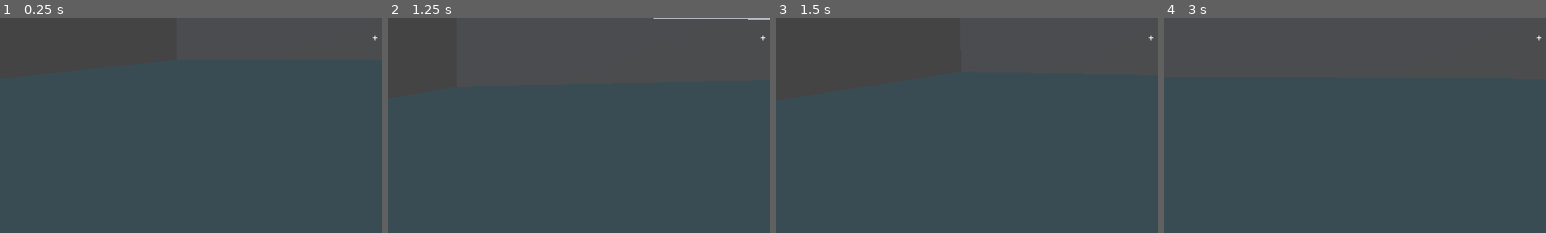
Above: before the commit, frames 1-4 (left to right).
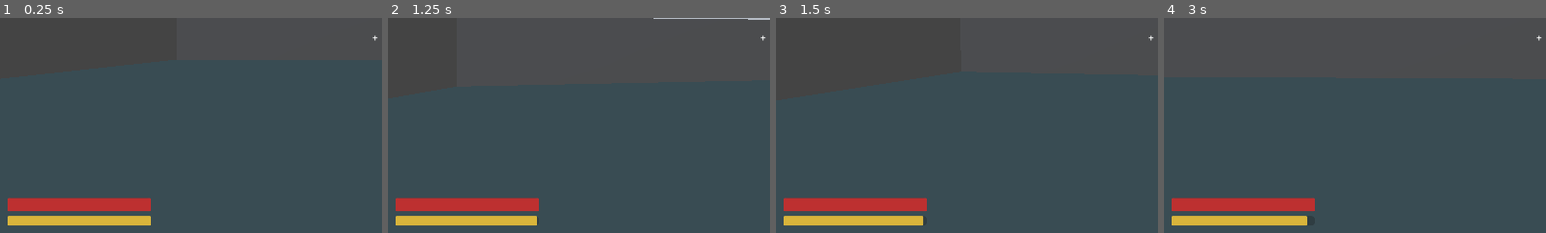
Above: after the commit, the same moments.

Repository: RosierKirill/QuietPlaceGame
Game: Godot game, scene res://world/test_room.tscn
Two runs of this game, one before a commit and one after it. Both use one fixed random seed, a clock stepped at 60 frames per second and the inputs below.
Inputs (mouse positions are % of the whole screen's width and height, from its top left):
- Up to frame 1 (0.25 s): no input
- Up to frame 2 (1.25 s): tap Enter at 0.5 s; move the mouse to (55, 50) at 0.52 s; hold W (move_forward) from 0.53 s (still down); hold E (interact) from 0.53 s (still down); tap Space (jump) at 0.77 s; tap Shift (sprint) at 0.8 s
- Up to frame 3 (1.5 s): keep holding W (move_forward); move the mouse to (45, 50) at 1.27 s; release E (interact) at 1.28 s; tap Shift (sprint) at 1.35 s
- Up to frame 4 (3 s): keep holding W (move_forward); tap Space (jump) at 1.52 s; tap E (interact) at 1.55 s; move the mouse to (52, 48) at 2.02 s; hold E (interact) 2.03-2.78 s; tap Shift (sprint) at 2.3, 2.85 s; move the mouse to (49, 52) at 2.77 s
The pictures show only the part of the screen within x 1-51%, y 45-95%; the shares and areas given below are measured in that part.

The runs differ from the first frame. In frame 1, 4.0% of the frame differs, in the area x 2-40%, y 83-97%; in frame 2, 4.0%; in frame 3, 4.0%; in frame 4, 3.9%.

Commit message:
feat: ajoute les composants vie et énergie avec leurs barres HUD
Composant Health réutilisable (dégâts, soin, invulnérabilité, signaux
health_changed / damaged / died), destiné aussi bien au joueur qu'aux mobs
et aux ressources récoltables.

Composant Energy avec régénération différée et consommation contrôlée :
le sprint ne s'active que si la réserve permet d'en payer le coût, ce qui
coupe naturellement la course à l'épuisement.

HUD complété par deux barres (vie et énergie) alimentées uniquement par les
signaux des composants. La mort du joueur coupe le déplacement et libère la
souris, en attendant un véritable écran de mort.

GAME-201 GAME-202 GAME-203 GAME-204

Diff:
--- a/player/player.tscn
+++ b/player/player.tscn
@@ -1,8 +1,10 @@
-[gd_scene load_steps=5 format=3]
+[gd_scene load_steps=7 format=3]
 
 [ext_resource type="Script" path="res://player/player_controller.gd" id="1_controller"]
 [ext_resource type="Script" path="res://systems/interaction/interaction_ray.gd" id="2_ray"]
 [ext_resource type="PackedScene" path="res://ui/hud.tscn" id="3_hud"]
+[ext_resource type="Script" path="res://systems/combat/health.gd" id="4_health"]
+[ext_resource type="Script" path="res://systems/combat/energy.gd" id="5_energy"]
 
 [sub_resource type="CapsuleShape3D" id="CapsuleShape3D_body"]
 radius = 0.4
@@ -24,5 +26,13 @@
 target_position = Vector3(0, 0, -3)
 script = ExtResource("2_ray")
 
+[node name="Health" type="Node" parent="."]
+script = ExtResource("4_health")
+
+[node name="Energy" type="Node" parent="."]
+script = ExtResource("5_energy")
+
 [node name="Hud" parent="." instance=ExtResource("3_hud")]
 interaction_ray_path = NodePath("../CameraPivot/Camera3D/InteractionRay")
+health_path = NodePath("../Health")
+energy_path = NodePath("../Energy")
--- a/player/player_controller.gd
+++ b/player/player_controller.gd
@@ -15,6 +15,8 @@
 @export var sprint_speed: float = 8.0
 ## Vitesse verticale communiquée au saut, en mètres par seconde.
 @export var jump_velocity: float = 4.5
+## Énergie consommée par seconde de sprint.
+@export var sprint_energy_per_second: float = 20.0
 ## Accélération au sol. Plus la valeur est haute, plus la prise en main est sèche.
 @export var acceleration: float = 12.0
 ## Freinage appliqué quand aucune direction n'est demandée.
@@ -27,6 +29,8 @@
 @export var pitch_limit_degrees: float = 89.0
 
 @onready var _camera_pivot: Node3D = $CameraPivot
+@onready var _health: Health = $Health
+@onready var _energy: Energy = $Energy
 
 ## Gravité du projet, lue une seule fois au chargement.
 var _gravity: float = ProjectSettings.get_setting("physics/3d/default_gravity", 9.8)
@@ -34,6 +38,7 @@
 
 func _ready() -> void:
 	_set_mouse_captured(true)
+	_health.died.connect(_on_died)
 
 
 func _unhandled_input(event: InputEvent) -> void:
@@ -74,7 +79,12 @@
 	# détermine où est "devant".
 	var direction := (transform.basis * Vector3(input_direction.x, 0.0, input_direction.y)).normalized()
 	var horizontal_velocity := Vector3(velocity.x, 0.0, velocity.z)
-	var target_speed := sprint_speed if Input.is_action_pressed("sprint") else walk_speed
+	var target_speed := walk_speed
+
+	# On ne sprinte que si le joueur avance ET qu'il reste de l'énergie à payer.
+	var wants_sprint := Input.is_action_pressed("sprint") and not direction.is_zero_approx()
+	if wants_sprint and _energy.try_consume(sprint_energy_per_second * delta):
+		target_speed = sprint_speed
 
 	if direction.is_zero_approx():
 		horizontal_velocity = horizontal_velocity.move_toward(Vector3.ZERO, friction * delta)
@@ -99,6 +109,13 @@
 	)
 
 
+## Réaction à la mort du joueur : la vue est libérée et le déplacement coupé.
+## Sera remplacé par un véritable écran de mort quand le jeu en aura un.
+func _on_died() -> void:
+	set_physics_process(false)
+	_set_mouse_captured(false)
+
+
 func _set_mouse_captured(captured: bool) -> void:
 	Input.mouse_mode = (
 		Input.MOUSE_MODE_CAPTURED if captured else Input.MOUSE_MODE_VISIBLE
--- /dev/null
+++ b/systems/combat/energy.gd
@@ -0,0 +1,66 @@
+class_name Energy
+extends Node
+
+## Composant d'énergie (endurance).
+##
+## Se consomme à l'effort — le sprint pour l'instant — et se régénère
+## automatiquement après un court délai sans consommation.
+
+## Émis à chaque variation de l'énergie.
+signal energy_changed(current: float, maximum: float)
+## Émis quand l'énergie tombe à zéro.
+signal depleted
+
+## Énergie maximum, aussi utilisée comme valeur de départ.
+@export var max_energy: float = 100.0
+## Énergie régénérée par seconde.
+@export var regen_per_second: float = 15.0
+## Délai en secondes, sans consommation, avant que la régénération reprenne.
+@export var regen_delay: float = 1.0
+
+## Énergie courante.
+var current_energy: float
+
+## Temps écoulé depuis la dernière consommation.
+var _time_since_drain: float = 0.0
+
+
+func _ready() -> void:
+	current_energy = max_energy
+	energy_changed.emit(current_energy, max_energy)
+
+
+func _process(delta: float) -> void:
+	_time_since_drain += delta
+
+	if _time_since_drain >= regen_delay and current_energy < max_energy:
+		_set_energy(minf(current_energy + regen_per_second * delta, max_energy))
+
+
+## Tente de consommer [param amount] d'énergie.
+## Retourne false — sans rien consommer — si la réserve est insuffisante.
+func try_consume(amount: float) -> bool:
+	if amount <= 0.0:
+		return true
+	if current_energy < amount:
+		return false
+
+	_time_since_drain = 0.0
+	_set_energy(current_energy - amount)
+
+	if is_empty():
+		depleted.emit()
+
+	return true
+
+
+func is_empty() -> bool:
+	return current_energy <= 0.0
+
+
+func _set_energy(value: float) -> void:
+	if is_equal_approx(value, current_energy):
+		return
+
+	current_energy = value
+	energy_changed.emit(current_energy, max_energy)
--- /dev/null
+++ b/systems/combat/health.gd
@@ -0,0 +1,53 @@
+class_name Health
+extends Node
+
+## Composant de points de vie.
+##
+## Réutilisable tel quel par le joueur, les mobs et les ressources récoltables :
+## tout ce qui peut encaisser des dégâts porte ce nœud en enfant.
+
+## Émis à chaque variation des points de vie.
+signal health_changed(current: float, maximum: float)
+## Émis quand des dégâts sont encaissés. [param source] peut être null.
+signal damaged(amount: float, source: Node)
+## Émis une seule fois, quand les points de vie atteignent zéro.
+signal died
+
+## Points de vie maximum, aussi utilisés comme valeur de départ.
+@export var max_health: float = 100.0
+## Si vrai, tous les dégâts sont ignorés.
+@export var invulnerable: bool = false
+
+## Points de vie courants.
+var current_health: float
+
+
+func _ready() -> void:
+	current_health = max_health
+	health_changed.emit(current_health, max_health)
+
+
+## Inflige [param amount] dégâts. Sans effet si déjà mort ou invulnérable.
+func take_damage(amount: float, source: Node = null) -> void:
+	if invulnerable or is_dead() or amount <= 0.0:
+		return
+
+	current_health = maxf(current_health - amount, 0.0)
+	damaged.emit(amount, source)
+	health_changed.emit(current_health, max_health)
+
+	if is_dead():
+		died.emit()
+
+
+## Rend [param amount] points de vie, sans dépasser le maximum.
+func heal(amount: float) -> void:
+	if is_dead() or amount <= 0.0:
+		return
+
+	current_health = minf(current_health + amount, max_health)
+	health_changed.emit(current_health, max_health)
+
+
+func is_dead() -> bool:
+	return current_health <= 0.0
--- a/ui/hud.gd
+++ b/ui/hud.gd
@@ -1,26 +1,57 @@
 class_name Hud
 extends CanvasLayer
 
-## Interface de jeu : viseur et invite d'interaction.
+## Interface de jeu : viseur, invite d'interaction, barres de vie et d'énergie.
 ##
-## Écoute le rayon d'interaction du joueur et affiche « [E] <invite> »
-## quand un objet interactif est visé.
+## Le HUD ne fait qu'observer : il se connecte aux signaux des composants du
+## joueur et ne modifie jamais leur état.
 
 ## Chemin vers le [InteractionRay] du joueur, défini dans la scène.
 @export var interaction_ray_path: NodePath
+## Chemin vers le composant [Health] du joueur.
+@export var health_path: NodePath
+## Chemin vers le composant [Energy] du joueur.
+@export var energy_path: NodePath
 
 @onready var _interaction_prompt: Label = $InteractionPrompt
+@onready var _health_bar: ProgressBar = $Bars/HealthBar
+@onready var _energy_bar: ProgressBar = $Bars/EnergyBar
 
 
 func _ready() -> void:
 	_interaction_prompt.hide()
+	_bind_interaction_ray()
+	_bind_health()
+	_bind_energy()
 
+
+func _bind_interaction_ray() -> void:
 	var ray := get_node_or_null(interaction_ray_path) as InteractionRay
 	if ray == null:
 		push_warning("Hud : aucun InteractionRay trouvé à '%s'." % interaction_ray_path)
 		return
 
 	ray.focus_changed.connect(_on_focus_changed)
+
+
+func _bind_health() -> void:
+	var health := get_node_or_null(health_path) as Health
+	if health == null:
+		push_warning("Hud : aucun Health trouvé à '%s'." % health_path)
+		return
+
+	health.health_changed.connect(_on_health_changed)
+	_on_health_changed(health.current_health, health.max_health)
+
+
+func _bind_energy() -> void:
+	var energy := get_node_or_null(energy_path) as Energy
+	if energy == null:
+		push_warning("Hud : aucun Energy trouvé à '%s'." % energy_path)
+		return
+
+	energy.energy_changed.connect(_on_energy_changed)
+	_on_energy_changed(energy.current_energy, energy.max_energy)
 
 
 ## Affiche ou masque l'invite selon l'objet visé.
@@ -31,3 +62,13 @@
 
 	_interaction_prompt.text = "[E] %s" % interactable.prompt
 	_interaction_prompt.show()
+
+
+func _on_health_changed(current: float, maximum: float) -> void:
+	_health_bar.max_value = maximum
+	_health_bar.value = current
+
+
+func _on_energy_changed(current: float, maximum: float) -> void:
+	_energy_bar.max_value = maximum
+	_energy_bar.value = current
--- a/ui/hud.tscn
+++ b/ui/hud.tscn
@@ -1,6 +1,20 @@
-[gd_scene load_steps=2 format=3]
+[gd_scene load_steps=4 format=3]
 
 [ext_resource type="Script" path="res://ui/hud.gd" id="1_hud"]
+
+[sub_resource type="StyleBoxFlat" id="StyleBoxFlat_health"]
+bg_color = Color(0.74, 0.19, 0.19, 1)
+corner_radius_top_left = 2
+corner_radius_top_right = 2
+corner_radius_bottom_right = 2
+corner_radius_bottom_left = 2
+
+[sub_resource type="StyleBoxFlat" id="StyleBoxFlat_energy"]
+bg_color = Color(0.85, 0.71, 0.23, 1)
+corner_radius_top_left = 2
+corner_radius_top_right = 2
+corner_radius_bottom_right = 2
+corner_radius_bottom_left = 2
 
 [node name="Hud" type="CanvasLayer"]
 script = ExtResource("1_hud")
@@ -36,3 +50,28 @@
 text = "[E] Interagir"
 horizontal_alignment = 1
 vertical_alignment = 1
+
+[node name="Bars" type="VBoxContainer" parent="."]
+anchors_preset = 2
+anchor_top = 1.0
+anchor_bottom = 1.0
+offset_left = 24.0
+offset_top = -92.0
+offset_right = 264.0
+offset_bottom = -24.0
+grow_vertical = 0
+theme_override_constants/separation = 8
+
+[node name="HealthBar" type="ProgressBar" parent="Bars"]
+custom_minimum_size = Vector2(240, 22)
+theme_override_styles/fill = SubResource("StyleBoxFlat_health")
+max_value = 100.0
+value = 100.0
+show_percentage = false
+
+[node name="EnergyBar" type="ProgressBar" parent="Bars"]
+custom_minimum_size = Vector2(240, 16)
+theme_override_styles/fill = SubResource("StyleBoxFlat_energy")
+max_value = 100.0
+value = 100.0
+show_percentage = false
